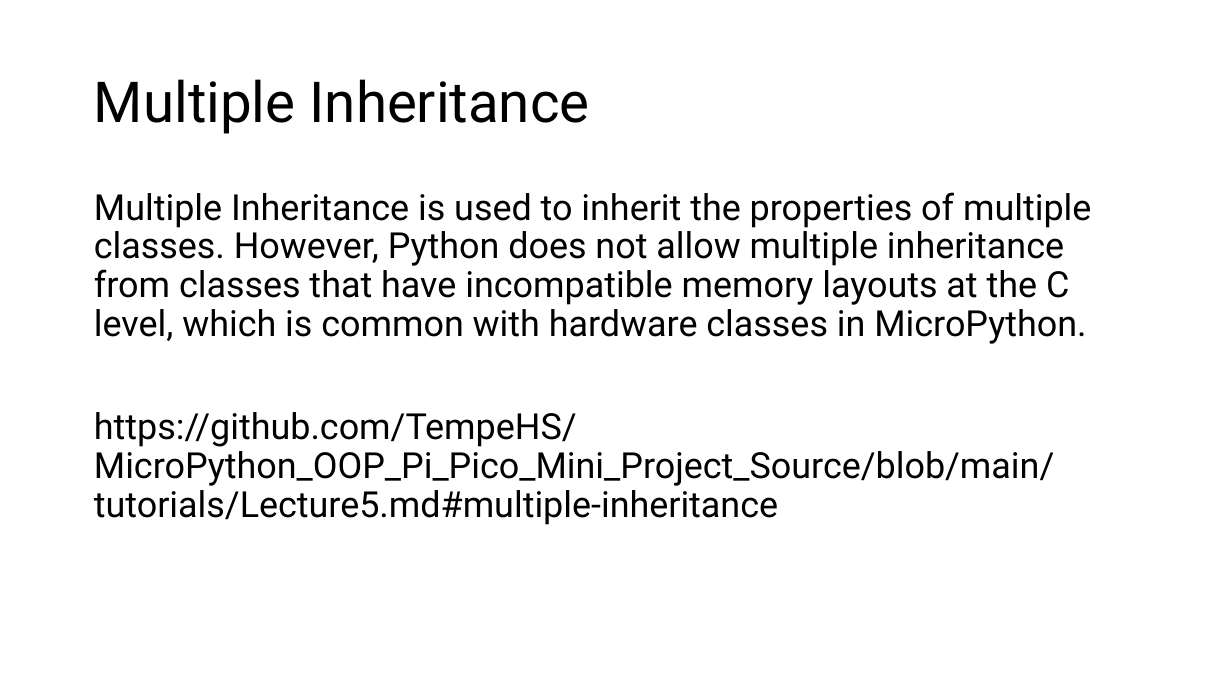
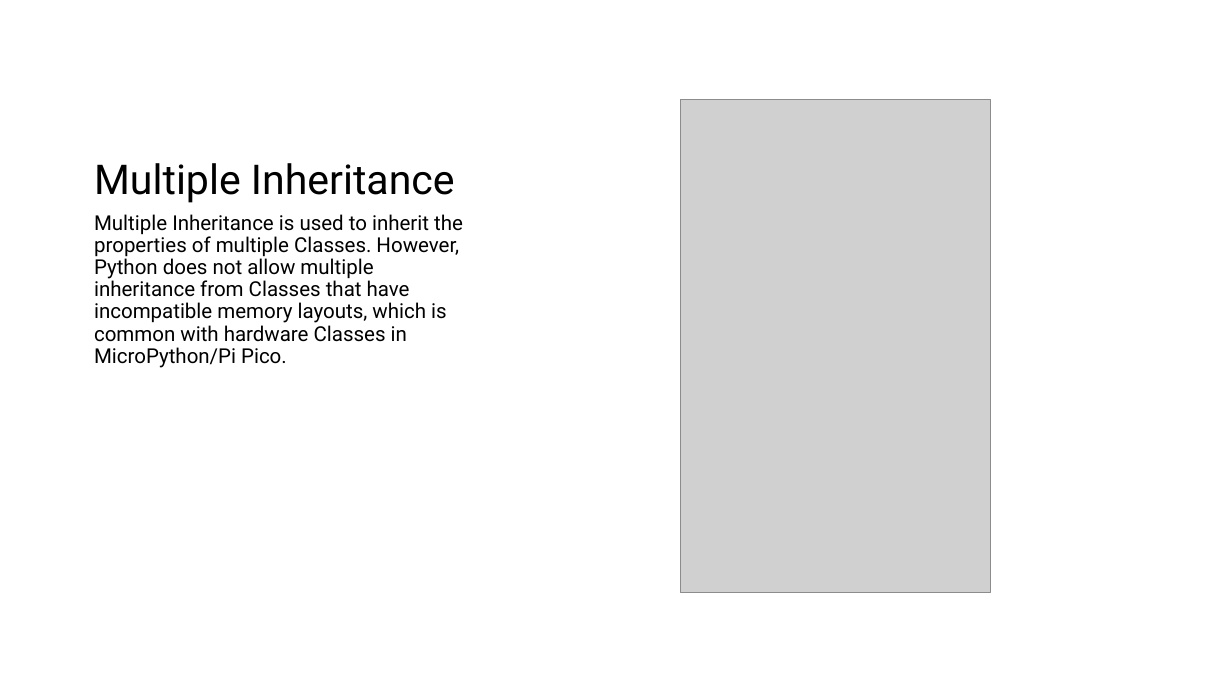
Before and after one commit to TempeHS/MicroPython_OOP_Pi_Pico_Mini_Project_Source, a slide deck: slide 5 of tutorials/presentations/Lecture6.pptx. Drawn at 1232x693 pixels with LibreOffice and Linux fonts; fonts in the diff are those of the drawing; grey boxes stand for pictures. Boxes give left, top, right and bottom in pixels: in the first picture for what was removed or moved away, otherwise in the second. Text is boxed around its words. In the diff, an @@ line names an element or a change of style, - is before the commit and + after.

```diff
--- a/tutorials/presentations/Lecture6.pptx
+++ b/tutorials/presentations/Lecture6.pptx
@@ title "Multiple Inheritance": place and size @@
-title "Multiple Inheritance" at (94, 79, 590, 134)
+title "Multiple Inheritance" at (94, 163, 455, 203)
@@ title "Multiple Inheritance" at (94, 163, 455, 203): size 44 to 32 pt; vertical alignment middle to bottom @@
@@ picture added at (681, 100, 991, 592) @@
@@ text at (94, 214, 463, 368): text changed; size 28 to 16 pt @@
-Multiple Inheritance is used to inherit the properties of multiple classes. However, Python does not allow multiple inheritance from classes that have incompatible memory layouts at the C level, which is common with hardware classes in MicroPython.
-https://github.com/TempeHS/MicroPython_OOP_Pi_Pico_Mini_Project_Source/blob/main/tutorials/Lecture5.md#multiple-inheritance
+Multiple Inheritance is used to inherit the properties of multiple Classes. However, Python does not allow multiple inheritance from Classes that have incompatible memory layouts, which is common with hardware Classes in MicroPython/Pi Pico.
```
Also in this commit, not shown: 6 other slides changed, 52 other files.
